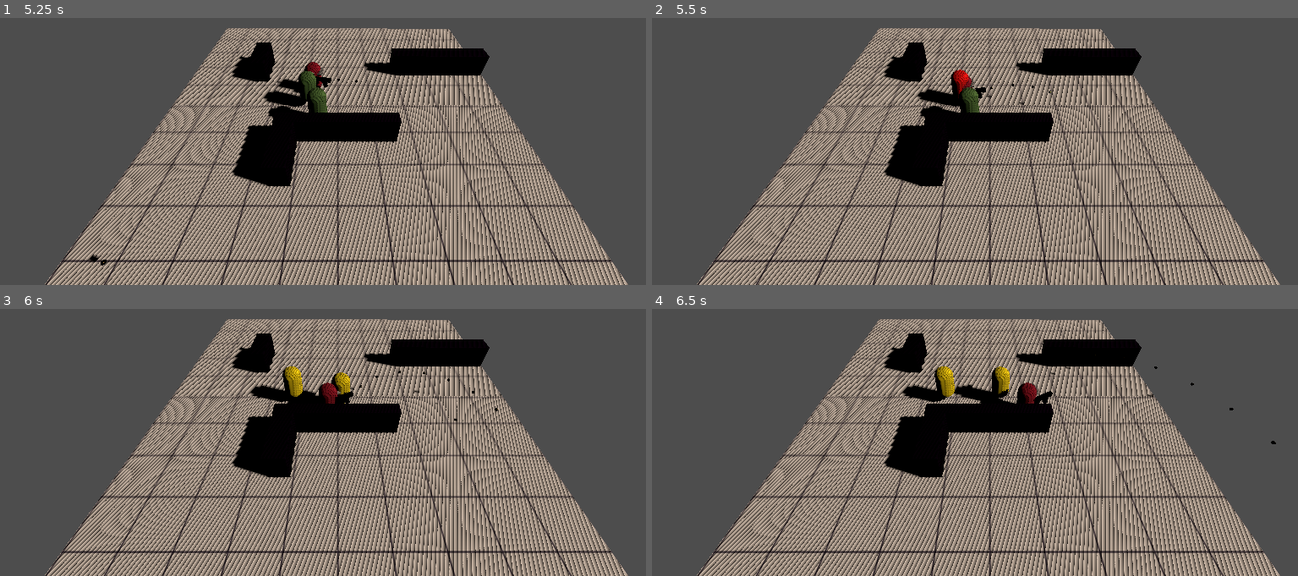
Above: before the commit, frames 1-4 (two rows, left to right).
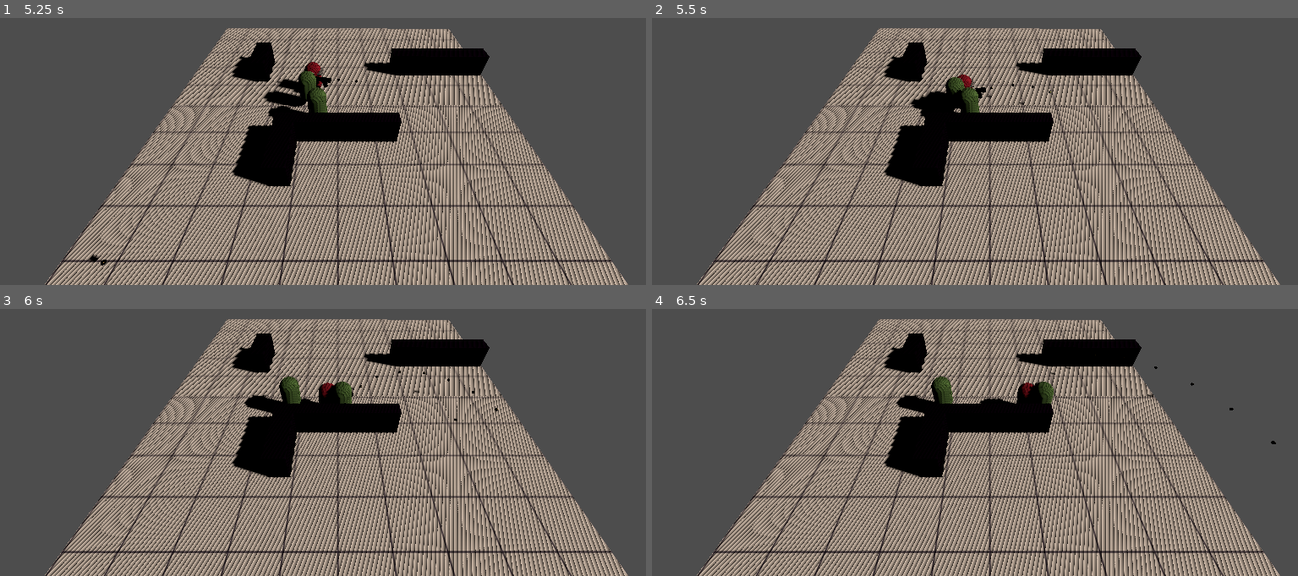
Above: after the commit, the same moments.

Repository: wukerplank/my_little_farm
Game: Godot game, scene res://level.tscn
The game is run twice, just before and just after one commit, with the same random seed, the same clock (stepped at 60 frames per second) and the same inputs.
Inputs (mouse positions are in pixels of both pictures, inside the frame that each line leads up to):
- Up to frame 1 (5.25 s): tap Enter at 0.5 s; move the mouse to (484, 76) at 0.52 s; press the mouse at (484, 76) at 0.53 s; hold D (ui_right) 0.53-1.28 s; move the mouse to (200, 114) at 1.27 s; release the mouse at (200, 114) at 1.28 s; hold S (ui_down) 1.28-2.03 s; click (200, 114) at 1.35 s; move the mouse to (outside the picture) at 2.02 s; press the mouse at (outside the picture) at 2.03 s; hold D (ui_right) 2.03-2.78 s; move the mouse to (303, 170) at 2.77 s; release the mouse at (303, 170) at 2.78 s; hold W (ui_up) 2.78-3.53 s; click (303, 170) at 2.85 s; move the mouse to (542, 151) at 3.52 s; press the mouse at (542, 151) at 3.53 s; hold A (ui_left) 3.53-5.03 s; move the mouse to (135, 39) at 4.27 s; release the mouse at (135, 39) at 4.28 s; click (135, 39) at 4.35 s; move the mouse to (374, 95) at 5.02 s; press the mouse at (374, 95) at 5.03 s; hold S (ui_down) from 5.03 s (still down)
- Up to frame 2 (5.5 s): keep holding S (ui_down)
- Up to frame 3 (6 s): move the mouse to (outside the picture) at 5.77 s; release S (ui_down) at 5.78 s; release the mouse at (outside the picture) at 5.78 s; hold D (ui_right) from 5.78 s (still down); click (outside the picture) at 5.85 s
- Up to frame 4 (6.5 s): keep holding D (ui_right)

Frame 1 is identical in both runs. In frame 2, 0.4% of the frame differs, in the area x 39-50%, y 19-36%; in frame 3, 1.2%; in frame 4, 1.6%, in the area x 37-63%, y 21-40%.
Error before the commit: Invalid call. Nonexistent function 'set_target_location' in base 'NavigationAgent3D'. (res://Enemy.gd:68)
Error after the commit: Invalid call. Nonexistent function 'set_target_location' in base 'NavigationAgent3D'. (res://Enemy.gd:76)

Commit message:
Lesson 7: Player Death

Diff:
--- a/Enemy.gd
+++ b/Enemy.gd
@@ -36,16 +36,24 @@
 
 # Called every frame. 'delta' is the elapsed time since the previous frame.
 func _physics_process(delta):
+	if !is_instance_valid(player):
+		return
+
 	update_path(player.global_transform.origin)
 
 	match current_state:
 		state.SEEKING:
 			$Body.set_surface_override_material(0, default_material)
+			collide_with_other_enemies(true)
 			var next_path_position : Vector3 = navigation_agent.get_next_location()
 			var current_agent_position : Vector3 = global_transform.origin
 			var new_velocity : Vector3 = (next_path_position - current_agent_position).normalized() * movement_speed
 			navigation_agent.set_velocity(new_velocity)
 			look_at(next_path_position)
+
+			if $AttackRadius.overlaps_body(player):
+				init_attack()
+
 		state.ATTACKING:
 			$Body.set_surface_override_material(0, attack_material)
 			collide_with_other_enemies(false)
@@ -73,6 +81,8 @@
 
 func _on_path_update_timer_timeout():
 #	print("Looking for player!")
+	if !is_instance_valid(player):
+		return
 	update_path(player.global_transform.origin)
 
 
@@ -93,22 +103,31 @@
 	if distance < 0.5:
 		match current_state:
 			state.ATTACKING:
+				# Do damage to the player
+				var player_stats : Stats = player.get_node("Stats")
+				player_stats.take_hit(1)
+				print("I hit you: ", player_stats.current_hit_points, "/", player_stats.max_hit_points)
+
+
 				current_state = state.RETURNING
 				attack_target = return_target
 			state.RETURNING:
 				current_state = state.RESTING
 				attack_timer.start()
+				move_and_slide()
+			state.RESTING:
+				# Make sure to slide a little to prevent overlaps of resting enemies
+				move_and_slide()
 
 
 func collide_with_other_enemies(should_we_collide : bool):
 	set_collision_mask_value(2, should_we_collide)
 
-func _on_AttackRadius_body_entered(body):
+func init_attack():
 	# print("Something entered my attack radius ", body)
-	if body == player:
-		attack_target = player.global_transform.origin
-		return_target = global_transform.origin
-		current_state = state.ATTACKING
+	attack_target = player.global_transform.origin
+	return_target = global_transform.origin
+	current_state = state.ATTACKING
 
 func _on_attack_timer_timeout():
 	current_state = state.SEEKING
--- a/Enemy.tscn
+++ b/Enemy.tscn
@@ -46,6 +46,7 @@
 autostart = true
 
 [node name="Stats" parent="." instance=ExtResource("2_qel6i")]
+max_hit_points = 10
 
 [node name="AttackRadius" type="Area3D" parent="."]
 collision_mask = 3
@@ -61,5 +62,4 @@
 [connection signal="velocity_computed" from="NavigationAgent" to="." method="_on_navigation_agent_velocity_computed"]
 [connection signal="timeout" from="PathUpdateTimer" to="." method="_on_path_update_timer_timeout"]
 [connection signal="you_died_signal" from="Stats" to="." method="_on_stats_you_died_signal"]
-[connection signal="body_entered" from="AttackRadius" to="." method="_on_AttackRadius_body_entered"]
 [connection signal="timeout" from="AttackTimer" to="." method="_on_attack_timer_timeout"]
--- a/Player.gd
+++ b/Player.gd
@@ -28,3 +28,7 @@
 
 	if Input.is_action_pressed("primary_action"):
 		gun_controller.shoot()
+
+
+func _on_stats_you_died_signal():
+	queue_free()
--- a/Player.tscn
+++ b/Player.tscn
@@ -1,8 +1,9 @@
-[gd_scene load_steps=8 format=3 uid="uid://3pyoddi7wvtl"]
+[gd_scene load_steps=9 format=3 uid="uid://3pyoddi7wvtl"]
 
 [ext_resource type="Script" path="res://Player.gd" id="1_q2qap"]
 [ext_resource type="Script" path="res://GunController.gd" id="2_qc5gf"]
 [ext_resource type="PackedScene" uid="uid://b5vmn0idjiehr" path="res://gun.tscn" id="3_uw2tg"]
+[ext_resource type="PackedScene" uid="uid://hy4p6ul3djkf" path="res://Stats.tscn" id="4_mwfgt"]
 
 [sub_resource type="CapsuleMesh" id="CapsuleMesh_jldcg"]
 
@@ -38,3 +39,8 @@
 [node name="CollisionShape3D" type="CollisionShape3D" parent="."]
 transform = Transform3D(1, 0, 0, 0, 1, 0, 0, 0, 1, 0, 1, 0)
 shape = SubResource("CapsuleShape3D_tsbte")
+
+[node name="Stats" parent="." instance=ExtResource("4_mwfgt")]
+max_hit_points = 5
+
+[connection signal="you_died_signal" from="Stats" to="." method="_on_stats_you_died_signal"]
--- a/Stats.gd
+++ b/Stats.gd
@@ -10,7 +10,7 @@
 
 # Called when the node enters the scene tree for the first time.
 func _ready():
-	pass # Replace with function body.
+	current_hit_points = max_hit_points
 
 
 # Called every frame. 'delta' is the elapsed time since the previous frame.
--- a/main.gd
+++ b/main.gd
@@ -14,6 +14,9 @@
 
 # Called every frame. 'delta' is the elapsed time since the previous frame.
 func _physics_process(delta):
+	if !is_instance_valid(player):
+		return
+
 	var mouse_position = get_viewport().get_mouse_position()
 #	print("Mouse Position: ", mouse_position)
 
Not shown, changed: README.md
